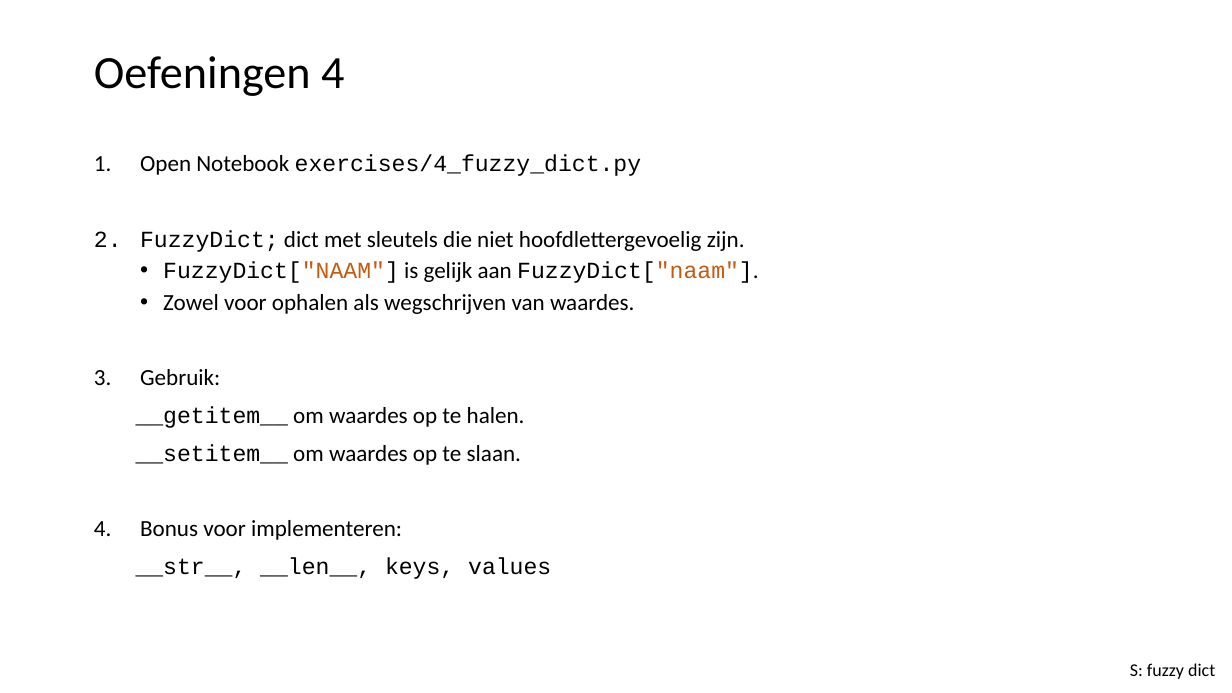
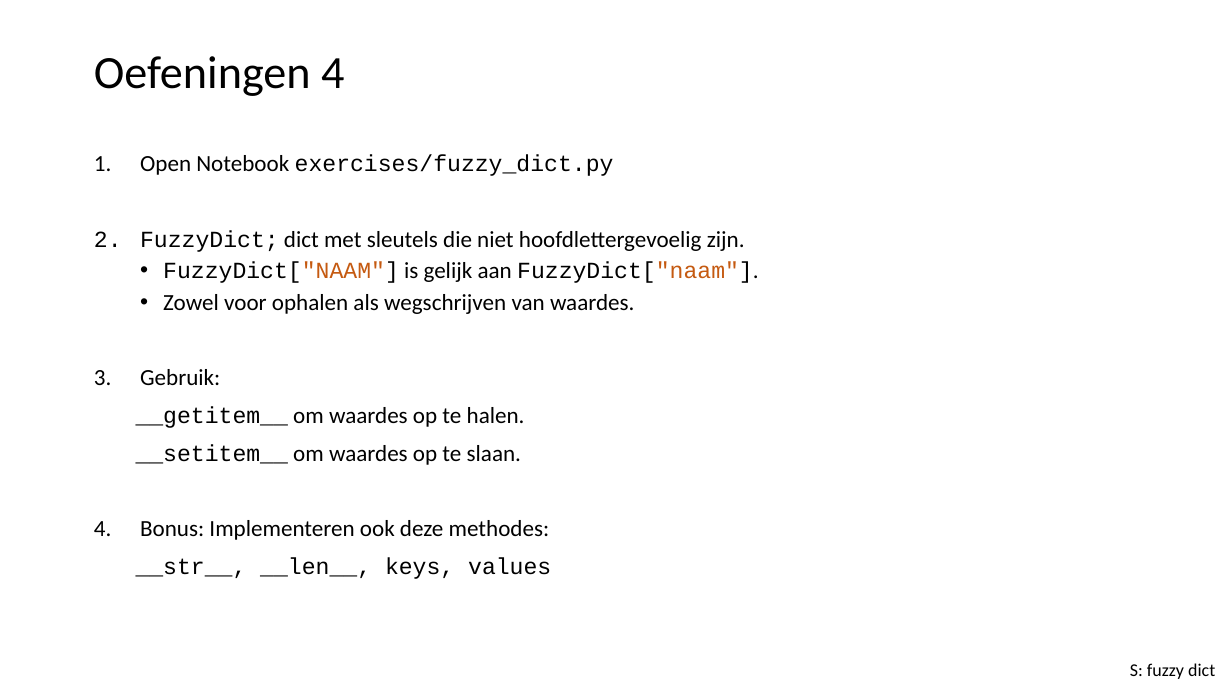
Before and after one commit to LFKoning/python-cursus, a slide deck: slide 42 of 2_syntax_classes/2_syntax_classes.pptx. Drawn at 1232x693 pixels with LibreOffice and Linux fonts; fonts in the diff are those of the drawing. Boxes give left, top, right and bottom in pixels: in the first picture for what was removed or moved away, otherwise in the second. Text is boxed around its words. In the diff, an @@ line names an element or a change of style, - is before the commit and + after.

```diff
--- a/2_syntax_classes/2_syntax_classes.pptx
+++ b/2_syntax_classes/2_syntax_classes.pptx
@@ text at (140, 155, 614, 176): text changed @@
-1. Open Notebook exercises/4_fuzzy_dict.py
+1. Open Notebook exercises/fuzzy_dict.py
@@ text at (140, 520, 550, 540): text changed @@
-4. Bonus voor implementeren:
+4. Bonus: Implementeren ook deze methodes:
```
Also in this commit, not shown: 2 other slides changed, 2 other files.
